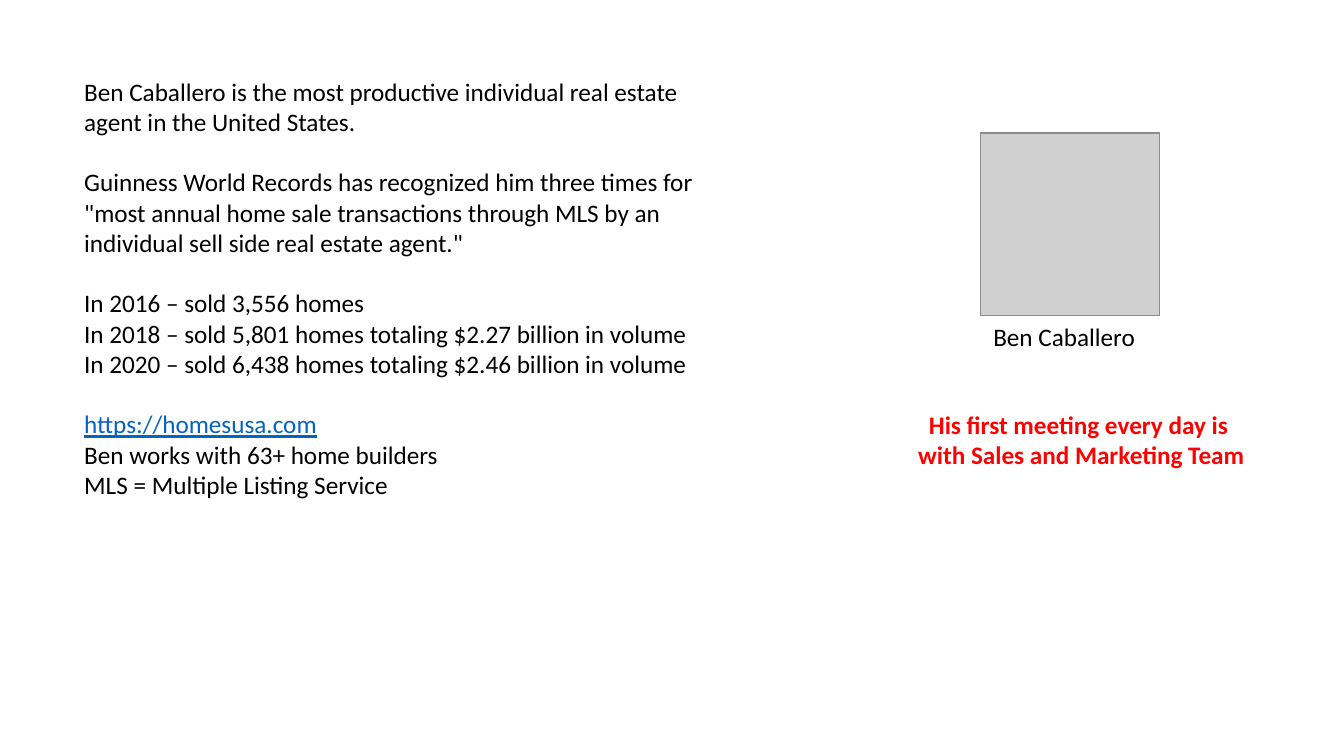
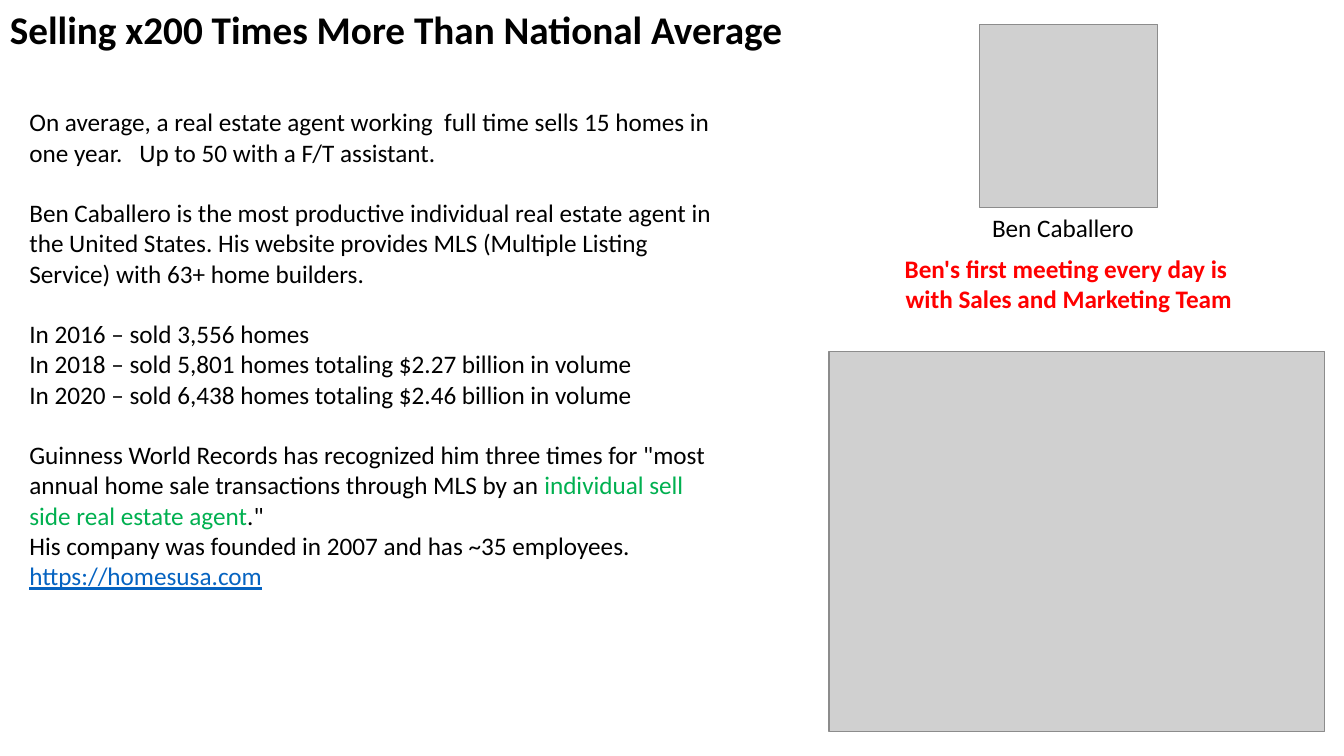
Before and after one commit to lselector/marketing, a slide deck: slide 9 of Marketing.pptx. Drawn at 1344x756 pixels with LibreOffice and Linux fonts; fonts in the diff are those of the drawing; grey boxes stand for pictures. Boxes give left, top, right and bottom in pixels: in the first picture for what was removed or moved away, otherwise in the second. Text is boxed around its words. In the diff, an @@ line names an element or a change of style, - is before the commit and + after.

Commit message:
update

```diff
--- a/Marketing.pptx
+++ b/Marketing.pptx
@@ text added at box(10, 16, 782, 51), 28 pt, text #000000, bold @@
+Selling x200 Times More Than National Average
@@ picture: place and size @@
-picture at box(981, 133, 1159, 317)
+picture at box(980, 24, 1158, 208)
@@ text "On average, a real estate ...": place and size @@
-text "On average, a real estate ..." at box(84, 83, 692, 499)
+text "On average, a real estate ..." at box(29, 113, 711, 590)
@@ text at box(29, 113, 711, 287): text changed @@
-Ben Caballero is the most productive individual real estate agent in the United States.
-Guinness World Records has recognized him three times for "most annual home sale transactions through MLS by an individual sell side real estate agent."
+On average, a real estate agent working full time sells 15 homes in one year. Up to 50 with a F/T assistant.
+Ben Caballero is the most productive individual real estate agent in the United States. His website provides MLS (Multiple Listing Service) with 63+ home builders.
@@ text "Ben Caballero": place and size @@
-text "Ben Caballero" at box(993, 328, 1134, 347)
+text "Ben Caballero" at box(992, 219, 1133, 237)
@@ text "Ben's first meeting every day ...": place and size @@
-text "Ben's first meeting every day ..." at box(918, 416, 1244, 469)
+text "Ben's first meeting every day ..." at box(905, 260, 1232, 313)
@@ text at box(905, 260, 1227, 283): text changed @@
-His first meeting every day is
+Ben's first meeting every day is
@@ picture added at box(829, 351, 1325, 732) @@
@@ text at box(29, 446, 704, 559): paragraph added @@
+Guinness World Records has recognized him three times for "most annual home sale transactions through MLS by an individual sell side real estate agent."
+His company was founded in 2007 and has ~35 employees.
@@ text at box(84, 446, 438, 499): paragraphs removed @@
-Ben works with 63+ home builders
-MLS = Multiple Listing Service
```
Also in this commit, not shown: 2 other slides changed, 2 slides added.
